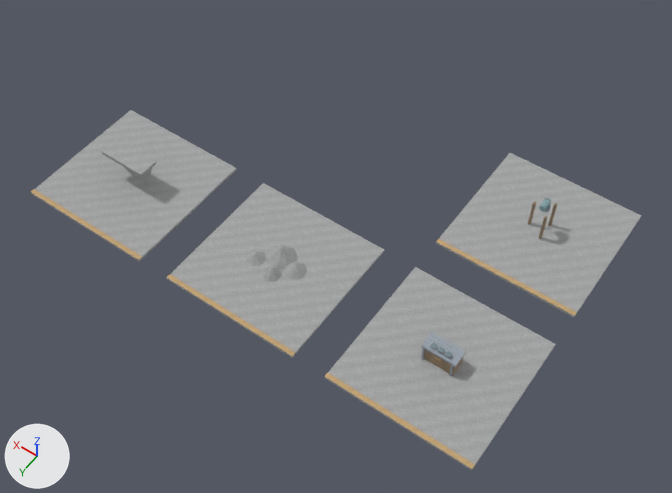
The glTF model development/levels/primitive-props-v1/site-kits/level_blockout_kit_wld_05_p04.glb, before and after one commit.
Rendered twice from a 50 mm lens placed at (-13.6, 18.8, 27.0), pointed at (-1.1, 1.3, -0.5). Lighting does not change. The marker at lower left points along +X, +Y and +Z. The picture after the commit comes second. Vertices at exactly the same position are counted once.

In view in the first picture: 'level_blockout_kit_wld_05_p04'.
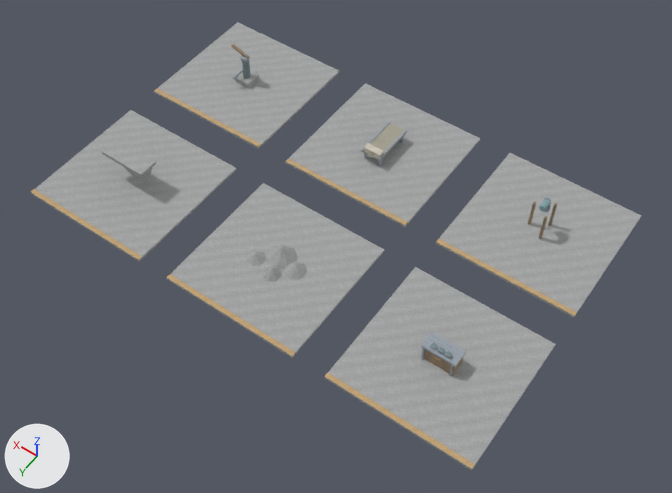
Pixel boxes [x1, y1, x2, y2] of what changed, in the pictures (672 x 493 px):
'level_blockout_kit_wld_05_p04', reshaped (24% taller)
    before: [30, 110, 641, 471]
    after: [30, 22, 641, 471]
part 1 of me_dead_man_s_claim_map_kit_contact_room, added
    after: [285, 83, 480, 227]
part 2 of me_dead_man_s_claim_map_kit_contact_room, added
    after: [154, 22, 339, 149]
part 3 of me_dead_man_s_claim_map_kit_contact_room, added
    after: [236, 71, 259, 88]
part 4 of me_dead_man_s_claim_map_kit_contact_room, added
    after: [286, 159, 408, 225]
part 5 of me_dead_man_s_claim_map_kit_contact_room, added
    after: [154, 89, 261, 147]
part 6 of me_dead_man_s_claim_map_kit_contact_room, added
    after: [231, 44, 249, 59]
part 7 of me_dead_man_s_claim_map_kit_contact_room, added
    after: [378, 130, 407, 160]
part 8 of me_dead_man_s_claim_map_kit_contact_room, added
    after: [361, 122, 390, 152]
part 9 of me_dead_man_s_claim_map_kit_contact_room, added
    after: [240, 53, 250, 62]
part 10 of me_dead_man_s_claim_map_kit_contact_room, added
    after: [242, 61, 251, 78]
part 11 of me_dead_man_s_claim_map_kit_contact_room, added
    after: [363, 123, 407, 161]
part 12 of me_dead_man_s_claim_map_kit_contact_room, added
    after: [364, 143, 384, 157]

The change, as a list of edits to the scene's bpy script:
```text
Add img_image_8:
    img_image_8 = load_image('Image_8', '_unpacked/Image_8', 32, 32, 'sRGB')
Add img_image_7:
    img_image_7 = load_image('Image_7', '_unpacked/Image_7', 32, 32, 'sRGB')
Add mat_blockout_ivory:
    mat_blockout_ivory = bpy.data.materials.new('blockout_ivory')
    # colours: light grey #dfdacb
    # uses the picture img_image_8
Add mat_blockout_canvas:
    mat_blockout_canvas = bpy.data.materials.new('blockout_canvas')
    # colours: grey #b6b3a2
    # uses the picture img_image_7
Change me_dead_man_s_claim_map_kit_contact_room:
    used by ob_level_blockout_kit_wld_05_p04; location = (0.0, 0.0, 0.0)
    remove me_dead_man_s_claim_map_kit_contact_room.from_pydata(...)  # 334 vertices, 544 faces; spans x -9.8..9.8, y -6.3..6.3, z -0.1..1.6
    add me_dead_man_s_claim_map_kit_contact_room.from_pydata(...)  # 516 vertices, 836 faces; spans x -9.8..9.8, y -6.3..6.3, z -0.1..1.6
    me_dead_man_s_claim_map_kit_contact_room part 1: a new loose piece, a box spanning x -2.825..2.825, y -6.3..-0.7, z -0.11..-0.01, in mat_blockout_stone
    me_dead_man_s_claim_map_kit_contact_room part 2: a new loose piece, a box spanning x 4.175..9.825, y -6.3..-0.7, z -0.11..-0.01, in mat_blockout_stone
    me_dead_man_s_claim_map_kit_contact_room part 3: a new loose piece, a box spanning x 6.64..7.36, y -3.86..-3.14, z 0.0..0.25, in mat_blockout_stone
    me_dead_man_s_claim_map_kit_contact_room part 4: a new loose piece, a box spanning x -2.825..2.825, y -0.89..-0.71, z -0.013..0.002, in mat_blockout_accent
    me_dead_man_s_claim_map_kit_contact_room part 5: a new loose piece, a box spanning x 4.175..9.825, y -0.89..-0.71, z -0.013..0.002, in mat_blockout_accent
    me_dead_man_s_claim_map_kit_contact_room part 6: the loose piece of 8 vertices spanning x 6.0..8.0, y 3.1..3.9, z 1.2..1.3 is copied, and the copy is turned -18 degrees about the y axis through its middle and scaled by 0.387, then moved by (0.2, -7.0, 0.2), in mat_blockout_wood; it spans x 6.8..7.7, y -3.6..-3.4, z 1.3..1.6
    me_dead_man_s_claim_map_kit_contact_room part 7: a new loose piece, a box spanning x -0.44..-0.36, y -4.47..-2.53, z 0.47..0.55, in mat_blockout_metal
    me_dead_man_s_claim_map_kit_contact_room part 8: a new loose piece, a box spanning x 0.36..0.44, y -4.47..-2.53, z 0.47..0.55, in mat_blockout_metal
    me_dead_man_s_claim_map_kit_contact_room part 9: a new loose piece, a 10-sided cylinder along z spanning x 6.8..7.2, y -3.69..-3.31, z 1.22..1.34, in mat_blockout_metal
    me_dead_man_s_claim_map_kit_contact_room part 10: a new loose piece, a 10-sided cylinder along z spanning x 6.85..7.15, y -3.64..-3.36, z 0.23..1.25, in mat_blockout_industrial
    me_dead_man_s_claim_map_kit_contact_room part 11: a new loose piece, a box spanning x -0.435..0.435, y -4.455..-2.545, z 0.44..0.52, in mat_blockout_canvas
    me_dead_man_s_claim_map_kit_contact_room part 12: a new loose piece, a box spanning x -0.37..0.37, y -2.88..-2.59, z 0.54..0.69, in mat_blockout_ivory
    other edits to the shape of me_dead_man_s_claim_map_kit_contact_room do not show in these pictures
    add me_dead_man_s_claim_map_kit_contact_room.materials.append(mat_blockout_canvas)
    add me_dead_man_s_claim_map_kit_contact_room.materials.append(mat_blockout_ivory)
```
